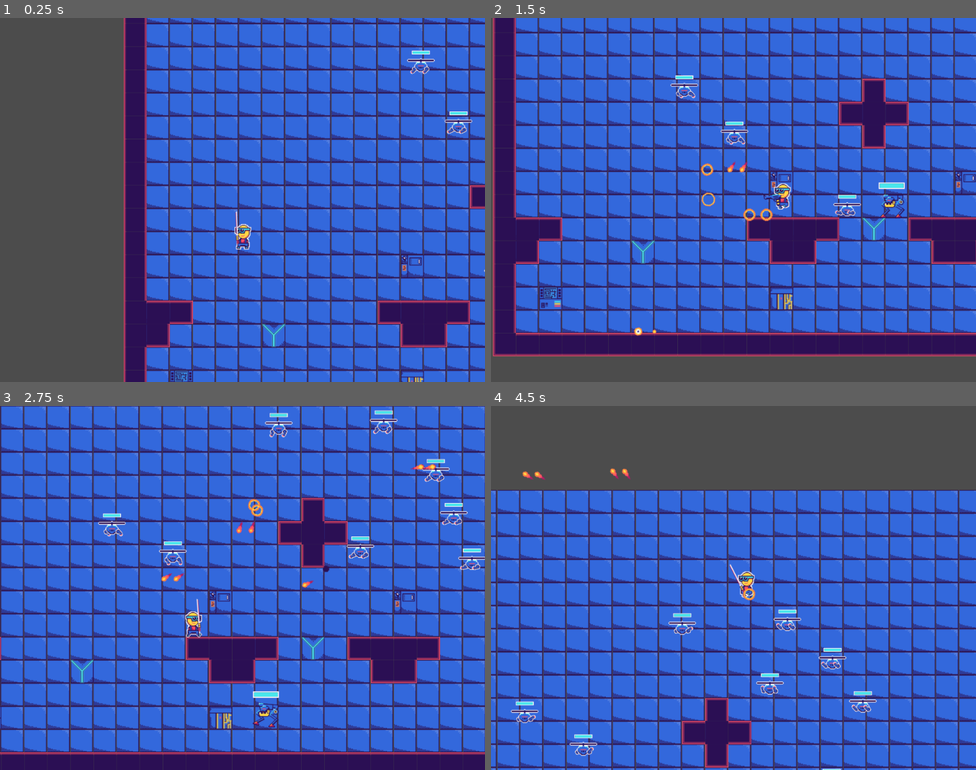
Above: before the commit, frames 1-4 (two rows, left to right).
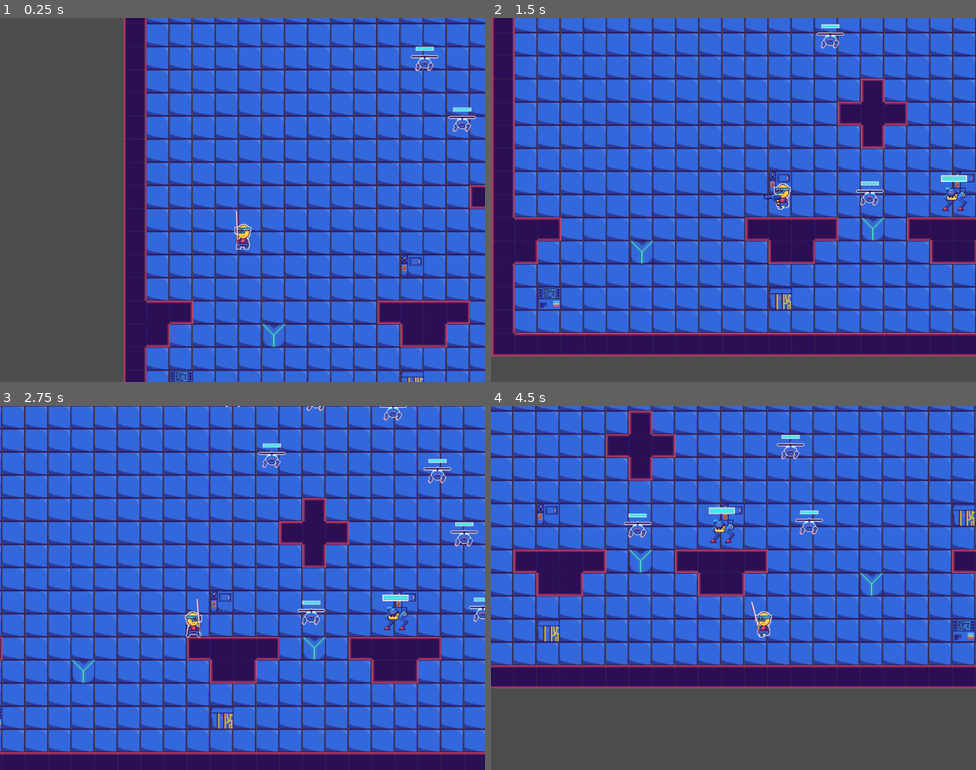
Above: after the commit, the same moments.

Repository: Sjbrimley26/Heli-Climber
Game: Godot game, scene res://Level1.tscn
The game is run twice, just before and just after one commit, with the same random seed, the same clock (stepped at 60 frames per second) and the same inputs. The project has no main scene, so this scene is started directly.
Inputs (mouse positions are in pixels of both pictures, inside the frame that each line leads up to):
- Up to frame 1 (0.25 s): no input
- Up to frame 2 (1.5 s): move the mouse to (840, 181) at 0.52 s; press the mouse at (840, 181) at 0.53 s; hold Right (right) from 0.53 s (still down); tap Up (up) at 0.77 s; move the mouse to (636, 218) at 1.27 s; release the mouse at (636, 218) at 1.28 s; tap E (weapon_next) at 1.35 s
- Up to frame 3 (2.75 s): tap Up (up) at 1.52 s; move the mouse to (291, 507) at 2.02 s; release Right (right) at 2.03 s; hold Left (left) from 2.03 s (still down); tap Q (weapon_prev) at 2.1 s
- Up to frame 4 (4.5 s): move the mouse to (709, 660) at 2.77 s; release Left (left) at 2.78 s; hold Right (right) 2.78-4.28 s; click (709, 660) at 2.85 s; tap Up (up) at 3.02, 3.77 s; move the mouse to (879, 642) at 3.52 s; tap E (weapon_next) at 3.6 s; move the mouse to (588, 533) at 4.27 s; hold Left (left) from 4.28 s (still down); tap Q (weapon_prev) at 4.35 s

The runs differ from the first frame. In frame 1, 0.6% of the frame differs, in the area x 83-100%, y 7-70%; in frame 2, 15%; in frame 3, 17%; in frame 4, 75%, in the area x 0-100%, y 0-100%.
Error after the commit: Parse Error: Mixed tabs and spaces in indentation. (res://characters/enemies/Enemy.gd:51)

Commit message:
created base Enemy class

Diff:
--- a/characters/components/statuses/Self_Healing.gd
+++ b/characters/components/statuses/Self_Healing.gd
@@ -1,7 +1,7 @@
 extends Node
 
-var HEAL_AMOUNT = 1.0
-var HEAL_RATE = 5.0
+export var HEAL_AMOUNT = 1.0
+export var HEAL_RATE = 5.0
 var cooldown = 0
 
 signal trigger()
@@ -10,6 +10,7 @@
 	HEAL_AMOUNT = amt
 	HEAL_RATE = rate
 
+# MUST be a sibling of HealthBar
 func _ready():
 	var _err = connect("trigger", self, "heal", [HEAL_AMOUNT])
 
--- /dev/null
+++ b/characters/enemies/Enemy.gd
@@ -0,0 +1,55 @@
+extends KinematicBody2D
+
+export(float) var MAX_HEALTH
+export(int) var MAX_SPEED
+export(int) var ACCELERATION
+
+var target
+
+signal hp_changed(x)
+
+
+# required Nodes: HealthBar, Detection, Detonation
+func _ready():
+    set_meta("type", "enemy")
+    var hp_err = $HealthBar.connect("dead", self, "die")
+    if hp_err != OK:
+        print("error connecting HealthBar")
+    var det_err = $Detection.connect("body_entered", self, "enemy_detected")
+    if det_err != OK:
+        print("error connecting Detection (Area2D)")
+    var explosion_err = $Detonation.connect("animation_finished", self, "queue_free")
+    if explosion_err != OK:
+        print("error connecting Detonation")
+    if has_node("AnimationPlayer"):
+        var anim_err = $AnimationPlayer.connect("animation_finished", self, "on_animation_end")
+        if anim_err != OK:
+            print("error connecting AnimationPlayer")
+
+
+func die():
+    $CollisionShape2D.set_deferred("disabled", true)
+    $HealthBar.visible = false
+    $Detonation.visible = true
+    $Detonation.playing = true
+    if has_node("AnimationPlayer"):
+        $AnimationPlayer.stop()
+    if has_node("body"):
+        $body.visible = false
+    if has_node("head"):
+        $head.visible = false
+    set_physics_process(false)
+
+
+func enemy_detected(body):
+    if body.has_meta("type") and body.get_meta("type") == "player":
+        target = body
+
+
+func on_collision(body):
+	if body.has_meta("type") and body.get_meta("type") == "projectile":
+        emit_signal("hp_changed", -body.damage)
+
+
+func on_animation_end(_name):
+    pass
--- a/characters/enemies/Heli_Drone.gd
+++ b/characters/enemies/Heli_Drone.gd
@@ -1,8 +1,5 @@
-extends KinematicBody2D
+extends "res://characters/enemies/Enemy.gd"
 
-const ACCELERATION = 7
-const MAX_SPEED = 260
-const MAX_HEALTH = 15.0
 const FIRE_RATE = 4
 const FIRE_RANGE = 300
 # https://gamedevelopment.tutsplus.com/tutorials/understanding-steering-behaviors-collision-avoidance--gamedev-7777
@@ -12,37 +9,18 @@
 
 enum {STATE_IDLE, STATE_CHASING, STATE_ATTACKING}
 
-signal hp_changed(x)
-
 var Bullet = preload("res://characters/enemies/projectiles/Heli_Bullet.tscn")
 
 var velocity = Vector2()
-var target
 var current_state = STATE_IDLE
 var reloading = 0
 
-func _ready():
-	set_meta("type", "enemy")
-	var _err1 = $Detection.connect("body_entered", self, "enemy_detected")
-	var _err2 = $HealthBar.connect("dead", self, "die")
-	$HealthBar.set_max_health(MAX_HEALTH)
-	var _err3 = $Detonation.connect("animation_finished", self, "queue_free")
 
-func enemy_detected(body):
-	if body.has_meta("type") and body.get_meta("type") == "player":
-		target = body
+func _init():
+	ACCELERATION = 7
+	MAX_HEALTH = 15.0
+	MAX_SPEED = 260
 
-func on_collision(body):
-	if body.has_meta("type") and body.get_meta("type") == "projectile":
-		emit_signal("hp_changed", -body.damage)
-
-func die():
-	$CollisionShape2D.set_deferred("disabled", true)
-	$Detonation.visible = true
-	$Detonation.playing = true
-	$head.visible = false
-	$HealthBar.visible = false
-	set_physics_process(false)
 
 func _physics_process(_delta):
 	reloading -= 0.1
@@ -100,7 +78,12 @@
 				#var curr_dist = global_position.distance_to(target.global_position)
 				var next_dist = target_location.distance_to(target.global_position)
 				if next_dist >= FIRE_RANGE:
-					target_speed = Vector2(0,0)
+					# target_speed = Vector2(0,0) # this causes a complete stop
+					target_speed.x *= 0.8
+					target_speed.y *= 0.8
+					if target_speed.length <= 0.2:
+						target_speed = Vector2(0, 0)
+					# this should cause a gradual slowdown
 
 			# separation
 			var neighbor_count = 0
--- a/characters/enemies/Runner.gd
+++ b/characters/enemies/Runner.gd
@@ -1,53 +1,28 @@
-extends KinematicBody2D
+extends "res://characters/enemies/Enemy.gd"
 
-var velocity = Vector2()
-const ACCELERATION = 10
-const MAX_SPEED = 320
 const GRAVITY = 30
-const MAX_HEALTH = 30.0
 const JUMP = -900
 
 enum {STATE_IDLE, STATE_CHASING, STATE_ATTACKING}
 
-signal hp_changed(x)
+var current_state = STATE_IDLE
+var velocity = Vector2()
 
-var target
-var current_state = STATE_IDLE
 
-func _ready():
-	set_meta("type", "enemy")
-	var _err1 = $Detection.connect("body_entered", self, "enemy_detected")
-	var _err2 = $HealthBar.connect("dead", self, "die")
-	$HealthBar.set_max_health(MAX_HEALTH)
-	var _err3 = $Detonation.connect("animation_finished", self, "queue_free")
-	var _err4 = $AnimationPlayer.connect("animation_finished", self, "on_animation_end")
-	# disable movement until it detects the player
+func _init():
+	MAX_SPEED = 320
+	ACCELERATION = 10
+	MAX_HEALTH = 30.0
 
-func enemy_detected(body):
-	if body.get_meta("type") == "player":
-		target = body
 
 func bite():
 	$AnimationPlayer.play("bite", -1, 1.5)
+
 
 func on_animation_end(name):
 	if name == "bite":
 		current_state = STATE_CHASING
 
-func on_collision(body):
-	if body.get_meta("type") == "projectile":
-		emit_signal("hp_changed", -body.damage)
-
-
-func die():
-	$CollisionShape2D.set_deferred("disabled", true)
-	$Detonation.visible = true
-	$Detonation.playing = true
-	$body.visible = false
-	$HealthBar.visible = false
-	$AnimationPlayer.stop()
-	set_physics_process(false)
-	pass
 
 func _physics_process(_delta):
 	match current_state:
